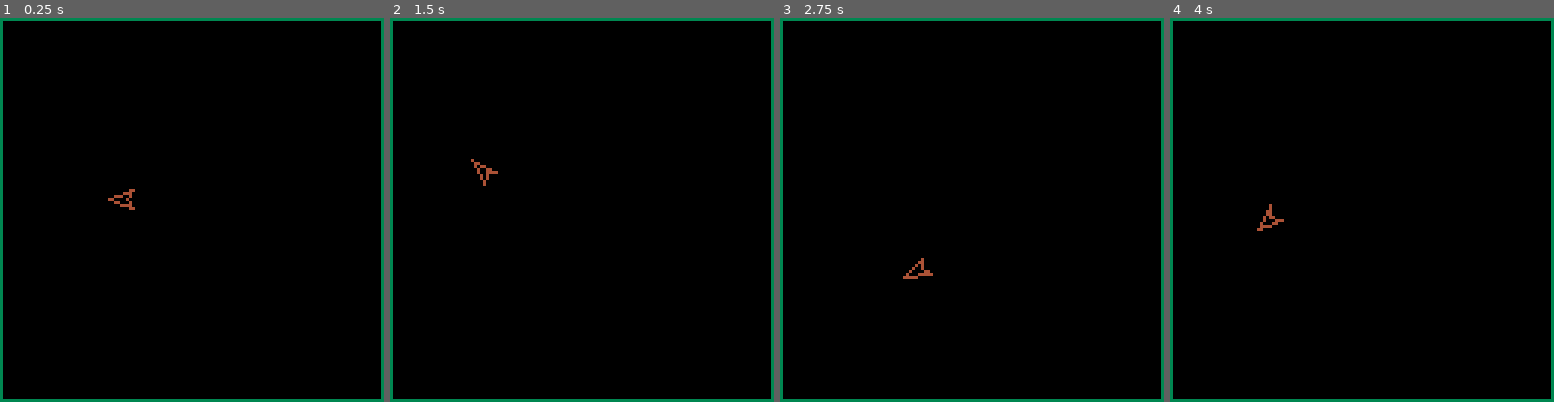
Above: before the commit, frames 1-4 (left to right).
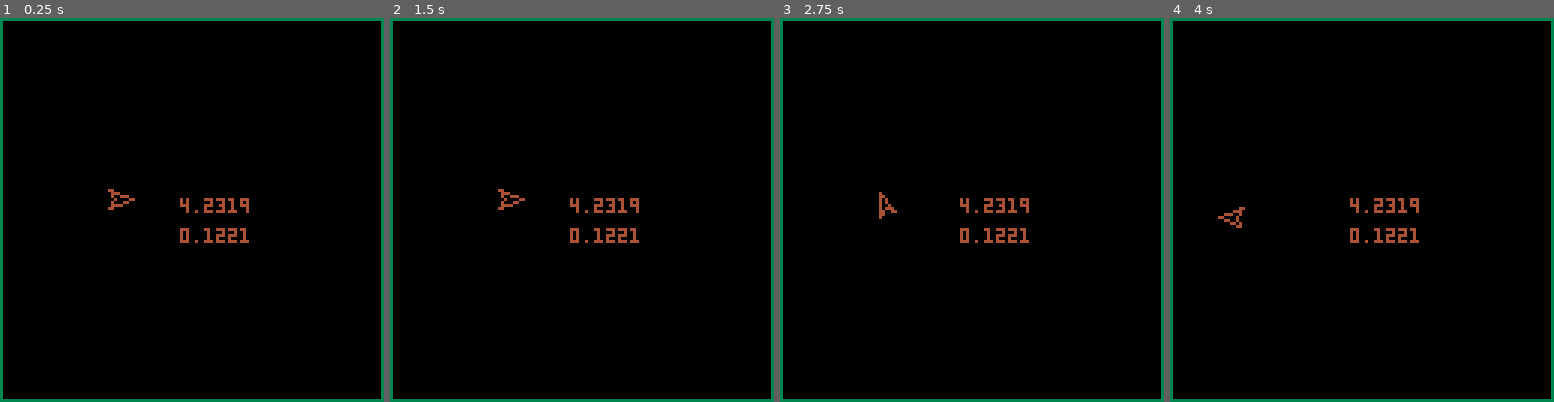
Above: after the commit, the same moments.

Repository: Aeklad/pico8
Game: PICO-8 cartridge test.p8
The game is run twice, just before and just after one commit, with the same random seed, the same clock (stepped at 60 frames per second) and the same inputs.
Inputs:
- Up to frame 1 (0.25 s): no input
- Up to frame 2 (1.5 s): no input
- Up to frame 3 (2.75 s): hold Right 1.6-2.1 s; hold Up 2.15-2.42 s; hold Right from 2.47 s (still down)
- Up to frame 4 (4 s): release Right at 3.03 s; hold Left 3.08-3.58 s

The runs differ from the first frame. In frame 1, 0.8% of the frame differs, in the area x 28-65%, y 44-59%; in frame 2, 0.9%; in frame 3, 0.9%; in frame 4, 0.9%, in the area x 12-65%, y 46-59%.

Commit message:
thrust works

Diff:
--- a/test.p8
+++ b/test.p8
@@ -1,18 +1,27 @@
 pico-8 cartridge // http://www.pico-8.com
 version 18
 __lua__
+statestart=0
+stateplay=10
+stateend=20
+gamestate=statestart
+
 t=0
 x=0
 y=0
-speed =0
 friction =.9
 ship = {
  pos = {
   x=40,
   y=60
  },
+ vel= {
+  speed =0,
+  direction =0
+ },
+ acc=0.05,
  rotspeed = .03,
- rot = .5,
+ rot = 0,
  col = 4,
   points = {
    {x=4,y=0},
@@ -37,7 +46,7 @@
  local firstpoint = true
  local rotatedpoint = 0
  local lastpoint =0
- for k, point in pairs(shape.points) do
+ for k, point in ipairs(shape.points) do
   rotatedpoint=rotatepoint(point,shape.rot)
   if firstpoint then
    lastpoint = rotatedpoint
@@ -63,19 +72,70 @@
 end
 function checkbuttons()
  local adjrot=0
- if btn(2) then speed+=.4 end
+ -- thrust if btn(2) then speed+=.4 end
  if btn(0) then ship.rot+=ship.rotspeed end
  if btn(1) then ship.rot-=ship.rotspeed end
  ship.rot=range(ship.rot)
 end
-function _update()
- t+=1
- ship.pos.x += cos(ship.rot)*speed
- ship.pos.y += sin(ship.rot)*speed
- speed*=friction
- checkbuttons()
+function thrust()
+ local acc = {
+  speed = ship.acc,
+  direction = ship.rot
+ }
+ --check addvectors function
+ ship.vel=addvectors(ship.vel,acc)
+end
+function addvectors(vector1,vector2)
+ v1comp = getvectorcomp(vector1)
+ v2comp = getvectorcomp(vector2)
+ resultantx = v1comp.xcomp +v2comp.xcomp
+ resultanty = v1comp.ycomp +v2comp.ycomp
+ local resvector = comptovector(resultantx,resultanty)
+ return resvector
+
+end
+function getvectorcomp(vector)
+ local xcomp = vector.speed*cos(vector.direction)
+ local ycomp= vector.speed*sin(vector.direction)
+ local components = {
+  xcomp = xcomp,
+  ycomp = ycomp
+ }
+ return components
+end
+testvector=getvectorcomp(ship.vel)
+function comptovector(x,y)
+ local magnitude = sqrt((x*x)+(y*y))
+ local direction = atan2(x,y)
+ direction = range(direction)
+ local vector = {
+  speed = magnitude,
+  direction = direction
+ }
+ return vector
+end
+function movepointbyvelocity(object)
+ comp = getvectorcomp(object.vel)
+ local newpos= {
+  x=object.pos.x + comp.xcomp,
+  y=object.pos.y + comp.ycomp
+ }
+ return newpos
+end
+
+function moveship()
+-- ship.pos.x += cos(ship.rot)*1
+-- ship.pos.y += sin(ship.rot)*1
+ --speed*=friction
+ if btn(2) then
+  thrust()
+ end
+
+ ship.pos = movepointbyvelocity(ship)
  ship.pos.x%=(128)
  ship.pos.y%=(128)
+end
+function randommoveship()
  if t%(flr(rnd(10)+20))==0 then
   speed = rnd(7)
   if t%2==0 then
@@ -83,12 +143,21 @@
   end
  end
 end
-
-
+function _update()
+ t+=1
+ checkbuttons()
+ moveship()
+end
+
+vec1={speed=1,direction=.5}
+vec2={speed=5,direction=.1}
+newvec=addvectors(vec1,vec2)
 function _draw()
  cls()
  drawshape(ship)
 -- line(target.x,target.y,target.x,targemt.y+10)
+ print(newvec.speed,60,60)
+ print(newvec.direction,60,70)
 rect(0,0,127,127,3)
 end
 
